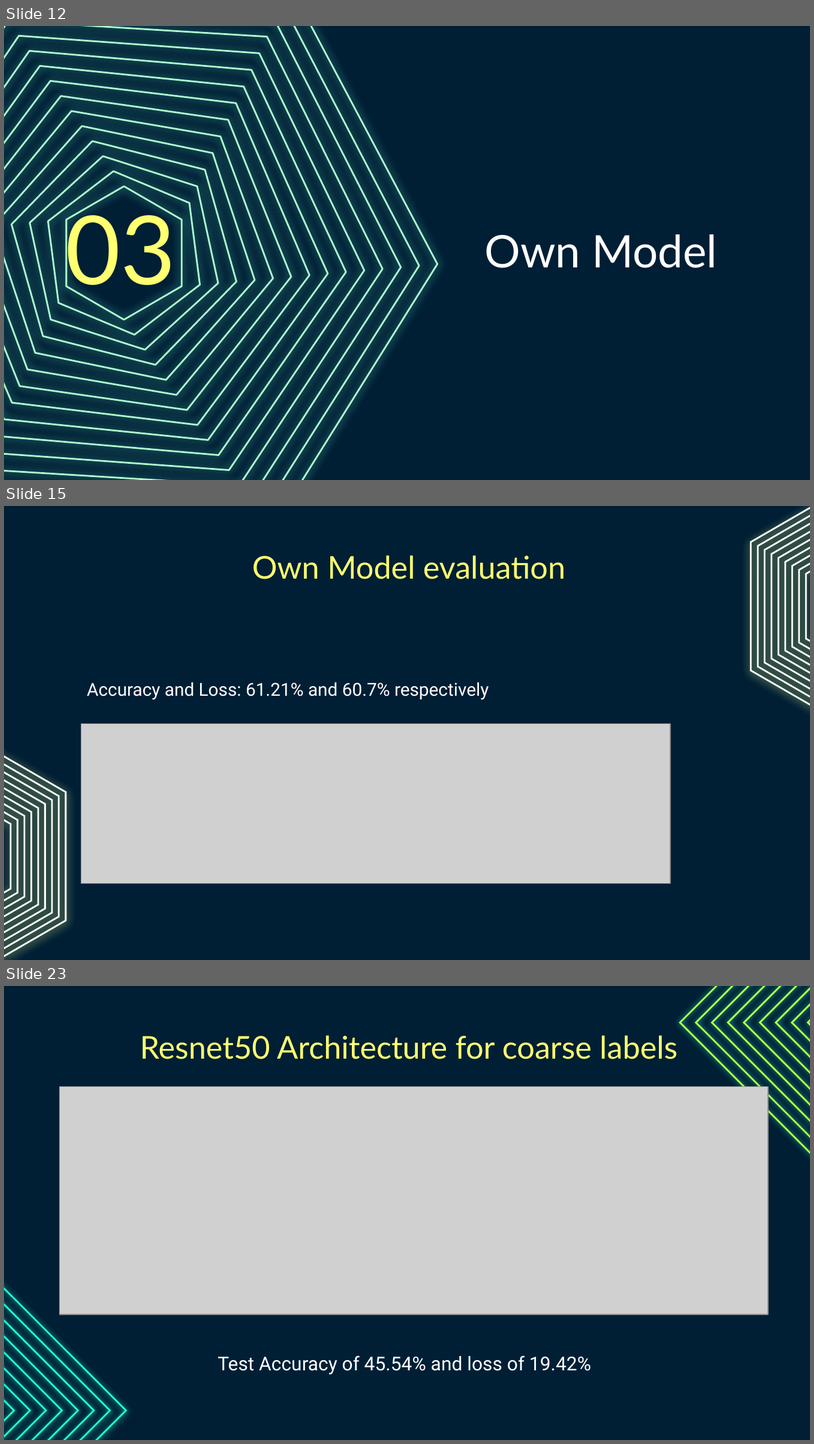
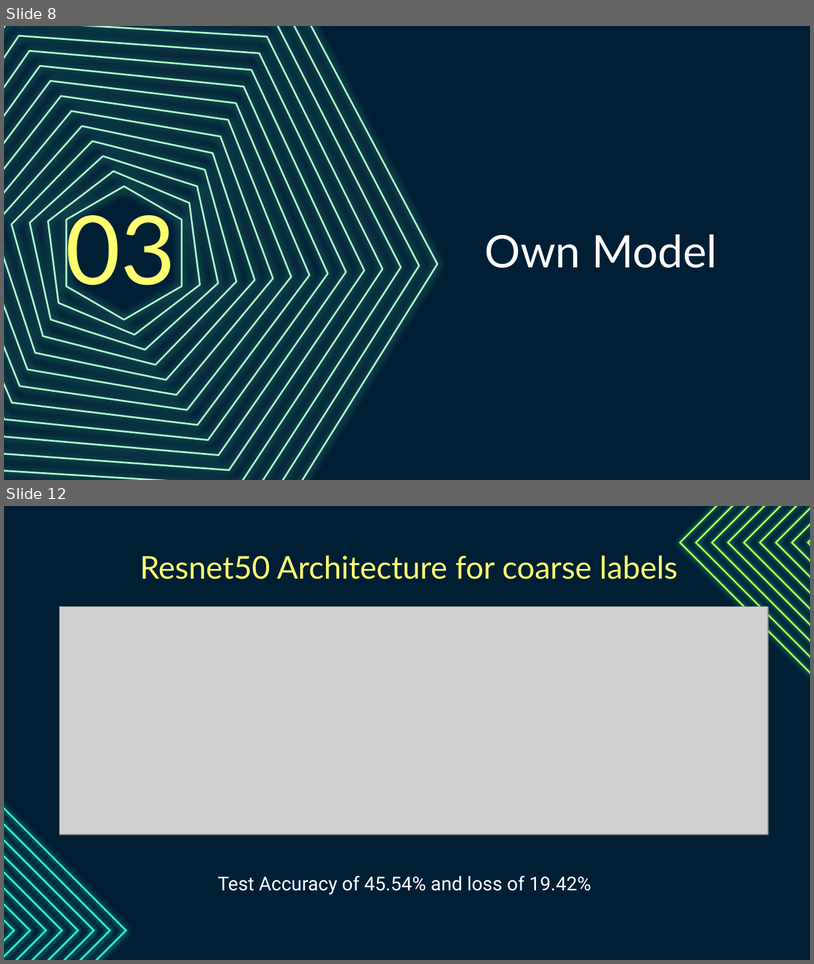
Before and after one commit to Amirrahman19/DeepLearning, a slide deck: CA1/PartB/Cifar100.pptx. Shown one above the other, each under a label of ours: slides 12, 15 and 23 before the commit, slides 8 and 12 after it; the slides between them are not shown. The pictures are 814x1444 and 814x964 pixels, drawn with LibreOffice and Linux fonts; fonts in the diff are those of the drawing; grey boxes stand for pictures. Boxes give left, top, right and bottom in pixels: in the first picture for what was removed or moved away, otherwise in the second. Text is boxed around its words. In the diff, an @@ line names an element or a change of style, - is before the commit and + after.

```diff
--- a/CA1/PartB/Cifar100.pptx
+++ b/CA1/PartB/Cifar100.pptx
@@ slide 15 removed at (4, 506, 810, 960), background #001F35 @@
@@ group removed at (752, 506, 810, 734): 9 freeform shapes @@
@@ title removed at (252, 555, 566, 579) @@
-Own Model evaluation
@@ subtitle removed at (87, 682, 489, 700) @@
-Accuracy and Loss: 61.21% and 60.7% respectively
@@ picture removed at (81, 724, 671, 883) @@
@@ group removed at (4, 728, 66, 960): 9 freeform shapes @@
@@ what was slide 12 is now slide 8 @@
@@ what was slide 23 is now slide 12 @@
```
Also in this commit, not shown: 5 slides changed, 1 slide added, 13 other slides removed, 2 other files.
